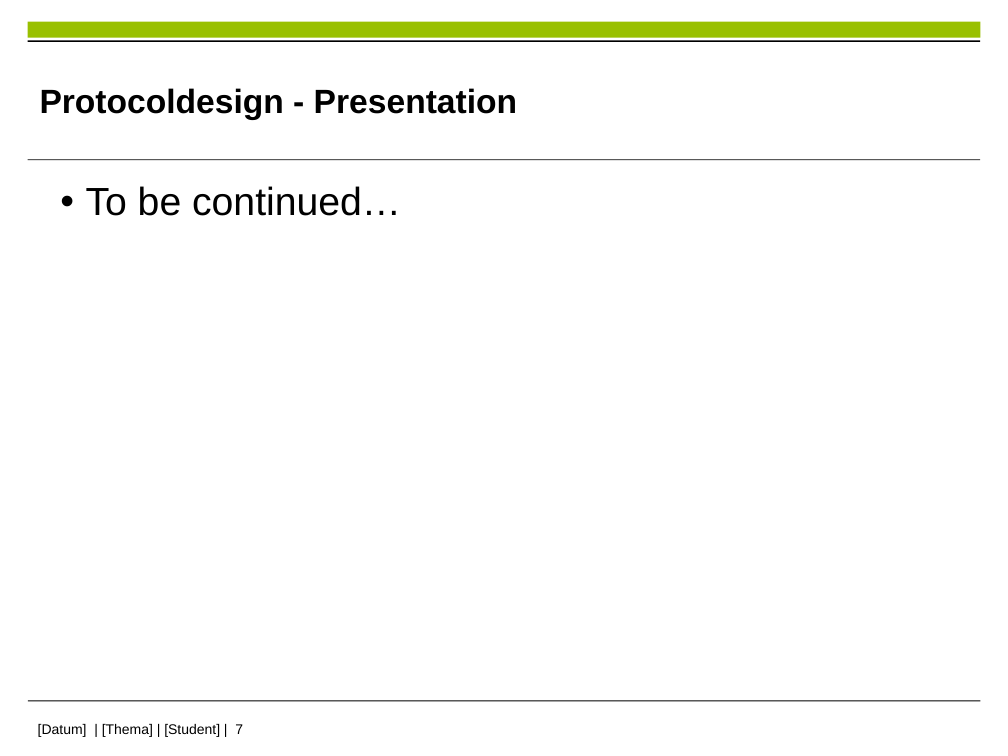
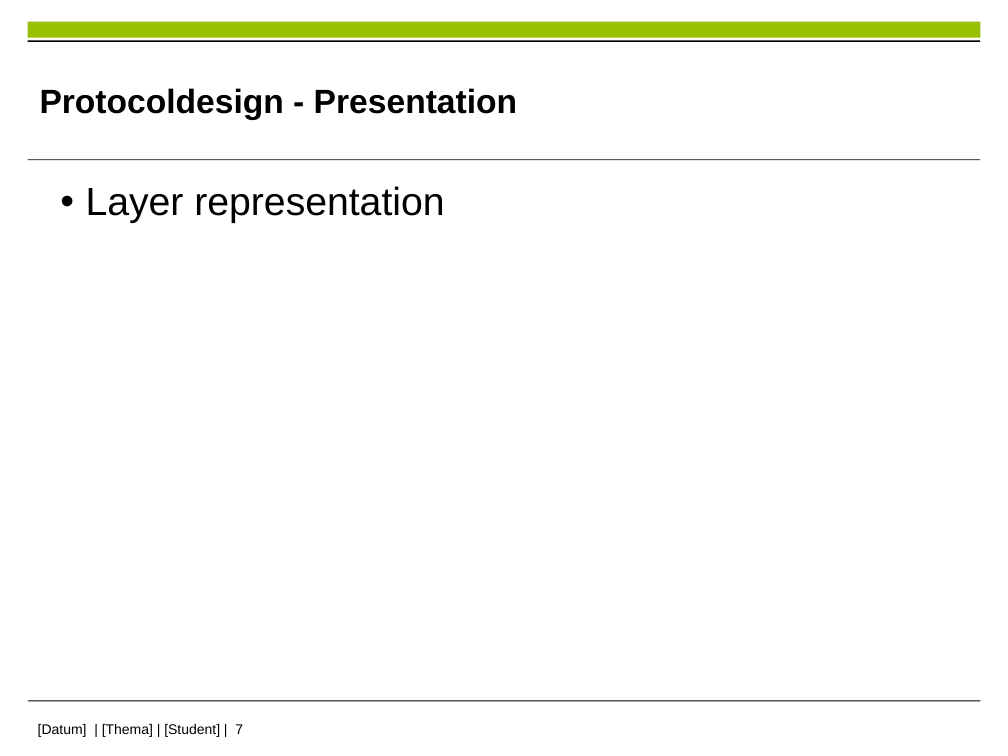
Before and after one commit to im-Kitsch/RMR_sensor_fusion, a slide deck: slide 7 of data/presentation/PS_presentation.pptx. Drawn at 1008x756 pixels with LibreOffice and Linux fonts; fonts in the diff are those of the drawing; background and template pictures are left out. Boxes give left, top, right and bottom in pixels: in the first picture for what was removed or moved away, otherwise in the second. Text is boxed around its words. In the diff, an @@ line names an element or a change of style, - is before the commit and + after.

Commit message:
Presentation updated

```diff
--- a/data/presentation/PS_presentation.pptx
+++ b/data/presentation/PS_presentation.pptx
@@ text at [86, 186, 444, 223]: text changed @@
-• To be continued…
+• Layer representation
```
Also in this commit, not shown: 1 other slide changed, 1 slide added, 1 slide removed.
